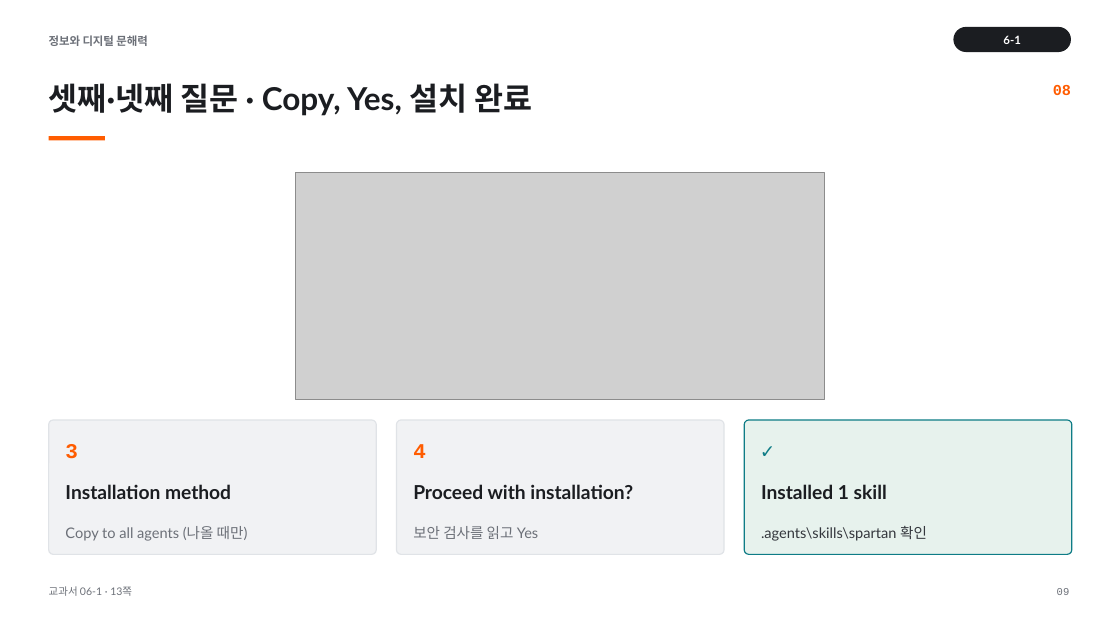
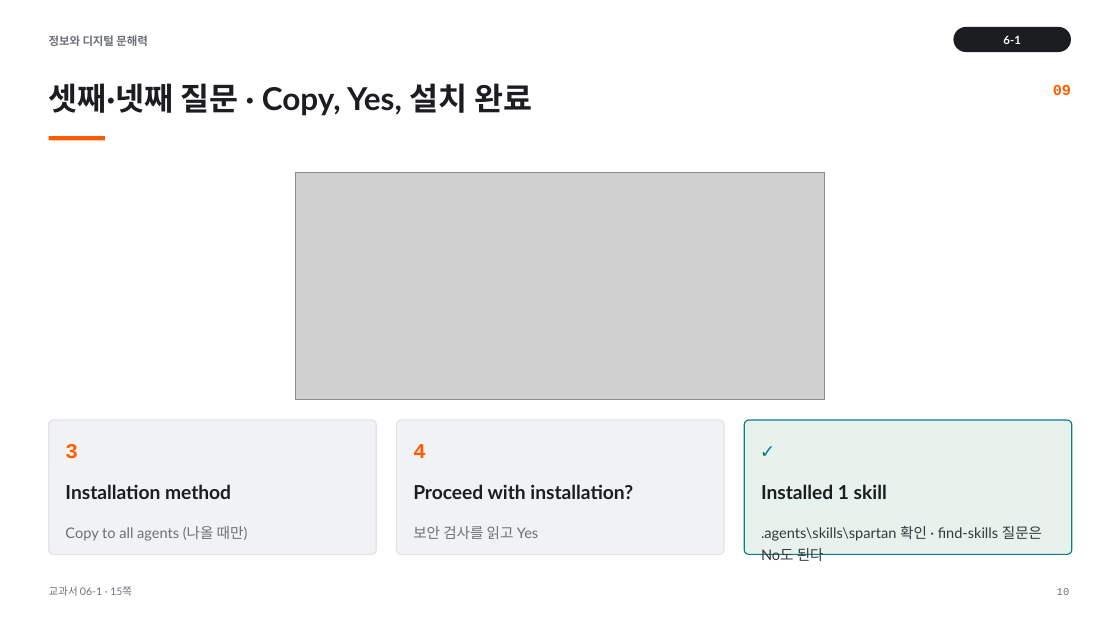
Before and after one commit to cozy819/2026-02__jdh, a slide deck: slide 10 of 06/ppt/06-1_서비스_기획의_기초_v1.pptx (slide 9 before the commit). Drawn at 1120x630 pixels with LibreOffice and Linux fonts; fonts in the diff are those of the drawing; grey boxes stand for pictures. Boxes give left, top, right and bottom in pixels: in the first picture for what was removed or moved away, otherwise in the second. Text is boxed around its words. In the diff, an @@ line names an element or a change of style, - is before the commit and + after.

```diff
--- a/06/ppt/06-1_서비스_기획의_기초_v1.pptx
+++ b/06/ppt/06-1_서비스_기획의_기초_v1.pptx
@@ text at bbox=[761, 526, 1042, 561]: text changed @@
-.agents\skills\spartan 확인
+.agents\skills\spartan 확인 · find-skills 질문은 No도 된다
@@ text at bbox=[1057, 588, 1070, 595]: text changed @@
-09
+10
```
Also in this commit, not shown: 10 other slides changed, 1 slide added, 4 other files.
